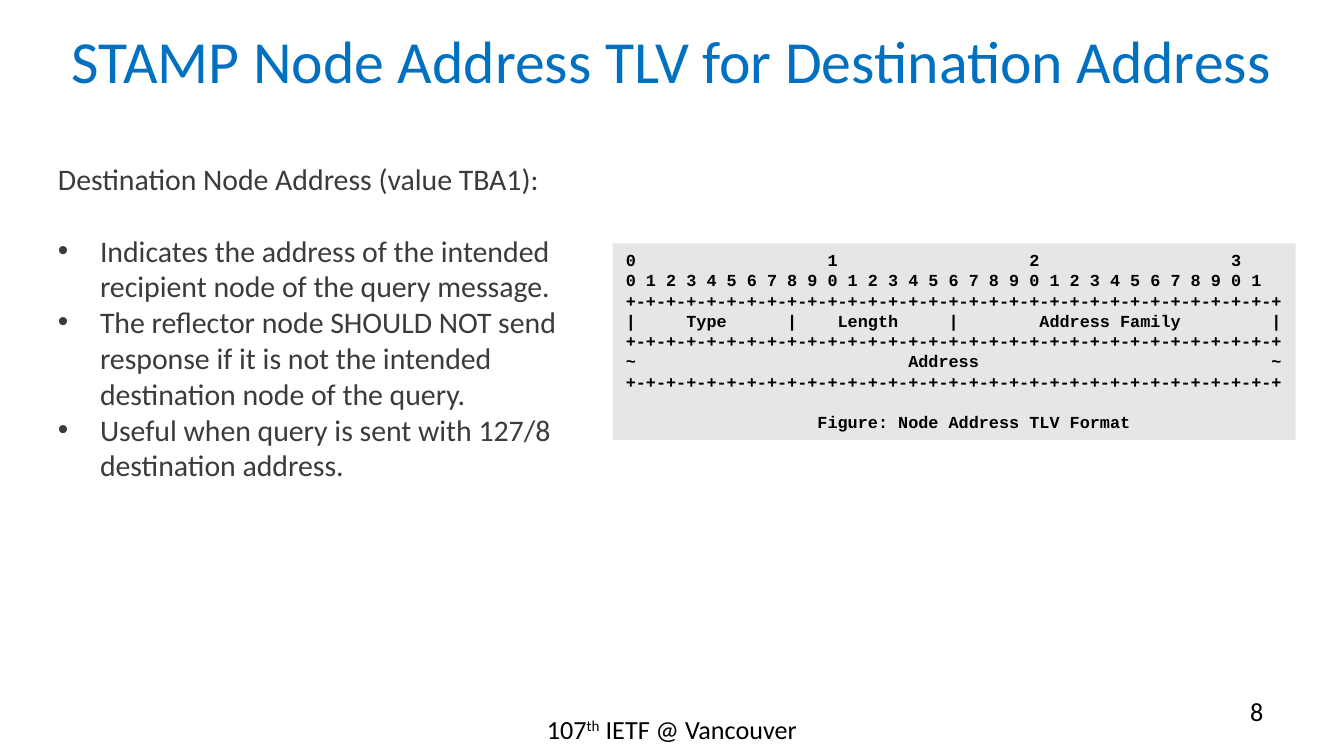
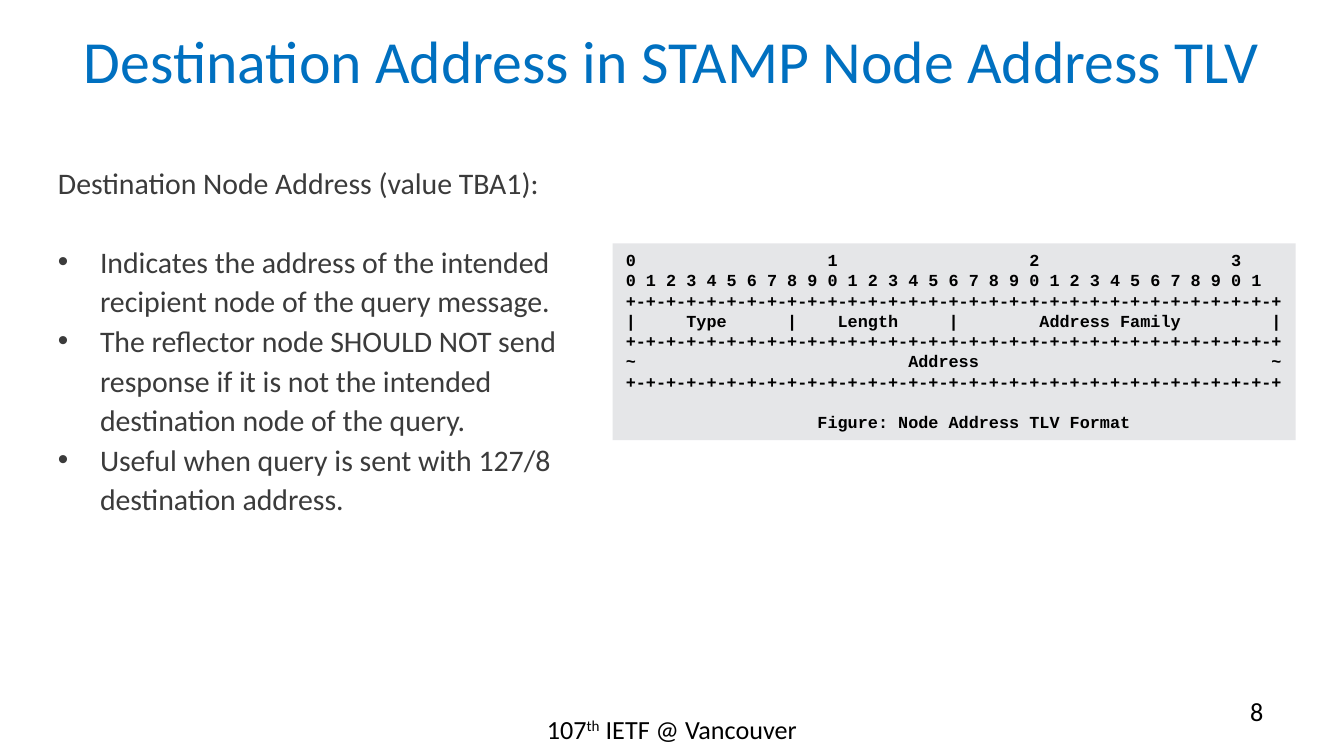
Before and after one commit to rakgandhi/ietf-slides, a slide deck: slide 8 of draft-gandhi-spring-twamp-srpm-07.pptx. Drawn at 1344x756 pixels with LibreOffice and Linux fonts; fonts in the diff are those of the drawing. Boxes give left, top, right and bottom in pixels: in the first picture for what was removed or moved away, otherwise in the second. Text is boxed around its words. In the diff, an @@ line names an element or a change of style, - is before the commit and + after.

```diff
--- a/draft-gandhi-spring-twamp-srpm-07.pptx
+++ b/draft-gandhi-spring-twamp-srpm-07.pptx
@@ title at [84,41,1259,84]: text changed @@
-STAMP Node Address TLV for Destination Address
+Destination Address in STAMP Node Address TLV
@@ text "Destination Node Address (value TBA1):" at [58,172,556,510]: line spacing 1 to 21.2pt @@
```
Also in this commit, not shown: 6 other slides changed.
